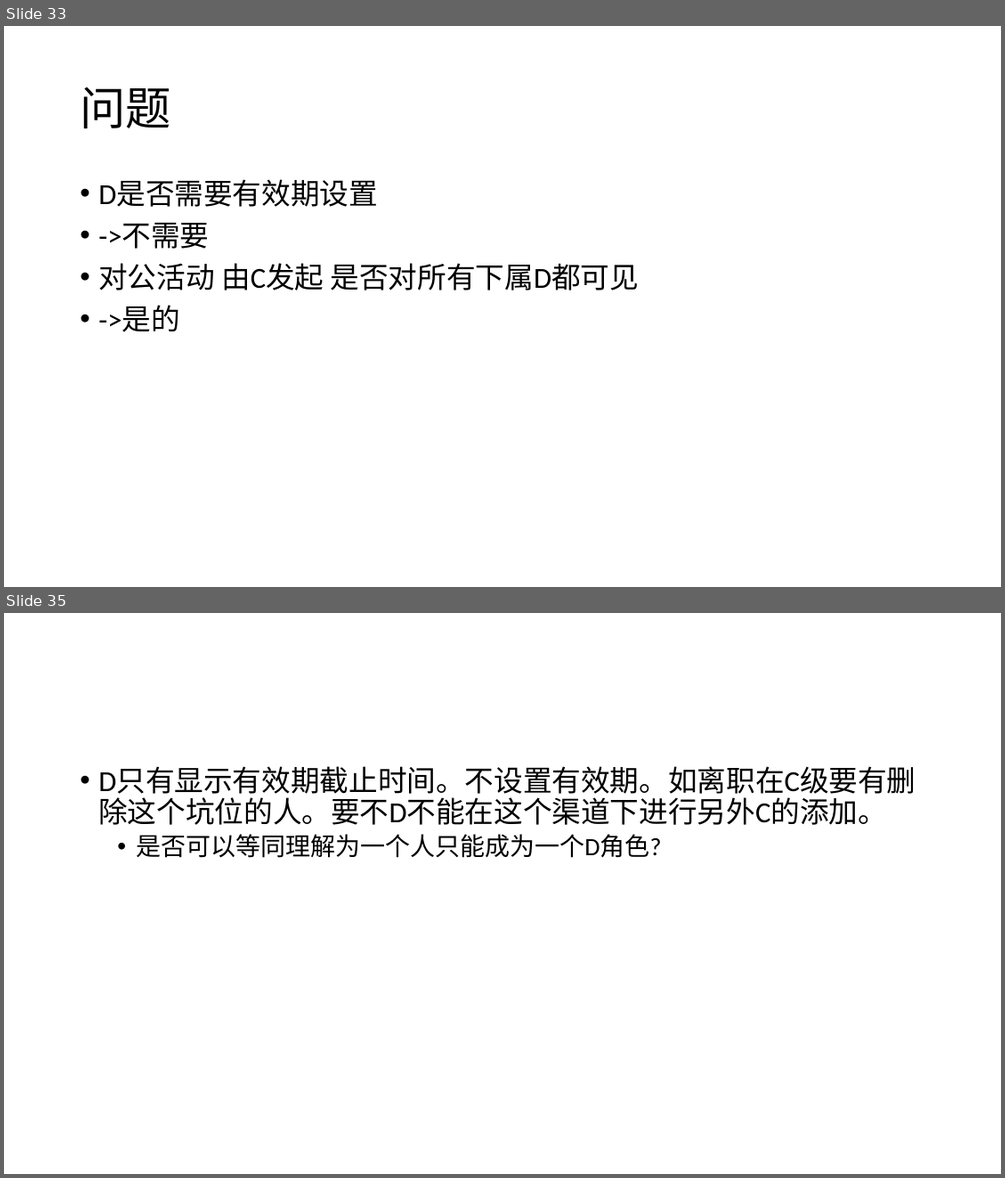
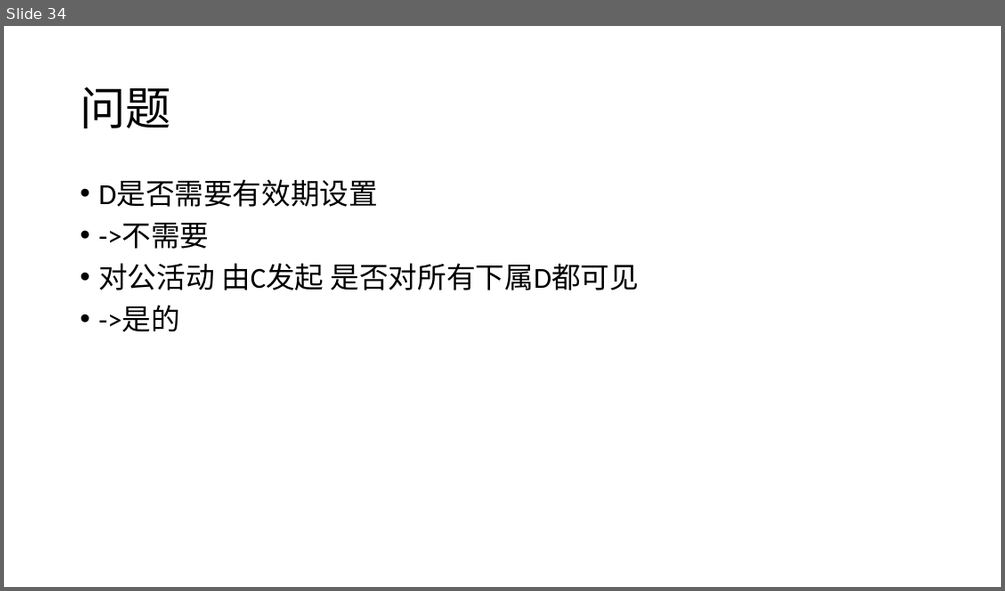
Before and after one commit to swansrp/Tanya, a slide deck: doc/prd.pptx. Shown one above the other, each under a label of ours: slides 33 and 35 before the commit, slide 34 after it; the slides between them are not shown. The pictures are 1005x1178 and 1005x591 pixels, drawn with LibreOffice and Linux fonts; fonts in the diff are those of the drawing. Boxes give left, top, right and bottom in pixels: in the first picture for what was removed or moved away, otherwise in the second. Text is boxed around its words. In the diff, an @@ line names an element or a change of style, - is before the commit and + after.

```diff
--- a/doc/prd.pptx
+++ b/doc/prd.pptx
@@ slide 35 removed at (x1=4, y1=613, x2=1001, y2=1174), background #FFFFFF @@
@@ text removed at (x1=98, y1=767, x2=915, y2=858) @@
-• D只有显示有效期截止时间。不设置有效期。如离职在C级要有删除这个坑位的人。要不D不能在这个渠道下进行另外C的添加。
-  • 是否可以等同理解为一个人只能成为一个D角色?
@@ what was slide 33 is now slide 34 @@
```
Also in this commit, not shown: 2 slides changed, 2 slides added.
